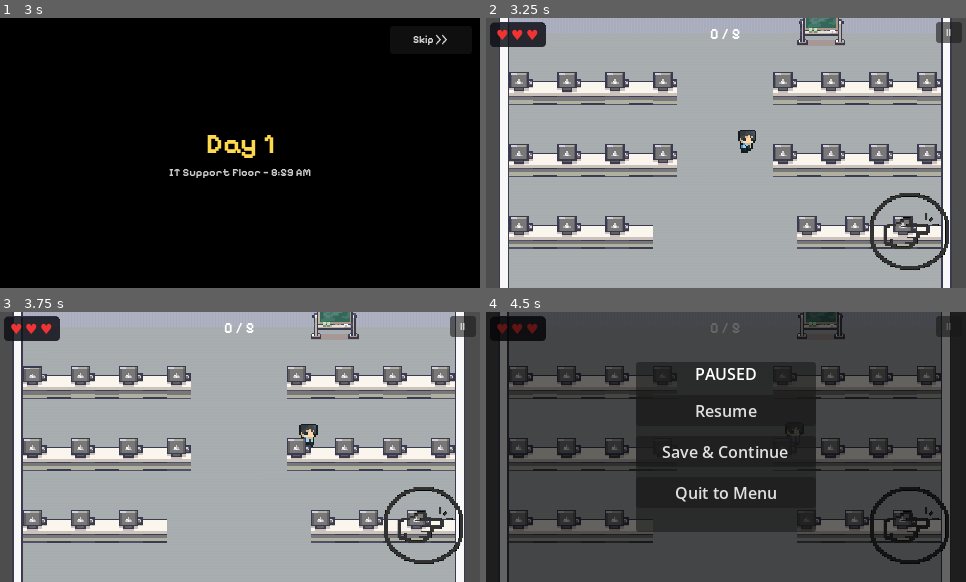
Above: before the commit, frames 1-4 (two rows, left to right).
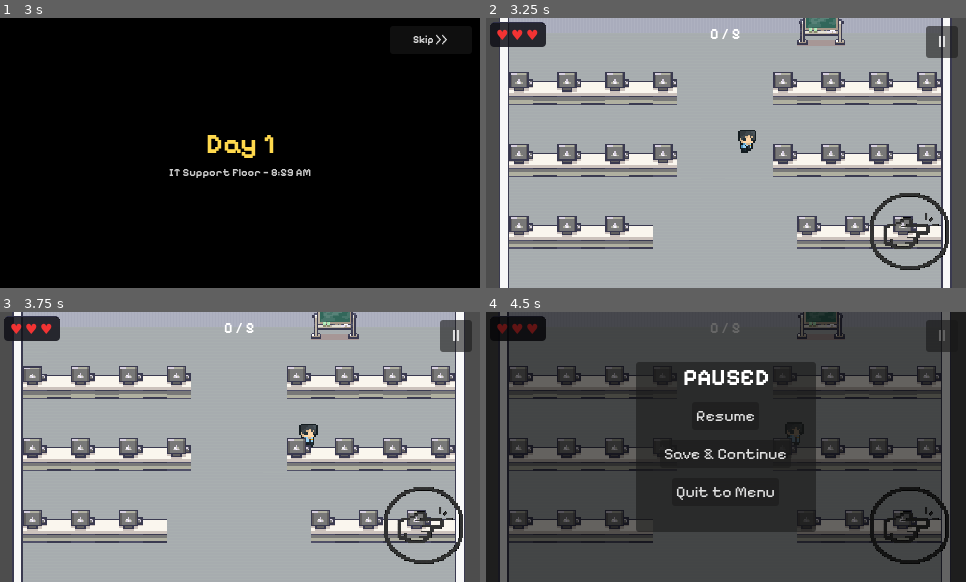
Above: after the commit, the same moments.

Repository: Raikosuu/Full-Tech-Panic_Public
Game: Godot game, scene res://scenes/main_menu.tscn
Same seed, same stepped clock (60 frames per second), same inputs: the game is played once before the commit and once after it.
Inputs (mouse positions are in pixels of both pictures, inside the frame that each line leads up to):
- Up to frame 1 (3 s): click "New Game" at 0.5 s; click "Skip >>" at 1.25 s; click "Skip >>" at 2 s; tap Enter at 2.75 s; move the mouse to (345, 139) at 2.77 s; hold D (move_right) from 2.78 s (still down); hold E (interact) from 2.78 s (still down); click (345, 139) at 2.92 s
- Up to frame 2 (3.25 s): keep holding D (move_right); keep holding E (interact); tap Space at 3.02 s
- Up to frame 3 (3.75 s): release D (move_right) at 3.5 s; release E (interact) at 3.5 s; drag from (144, 460) to (33, 411) at 3.52 s
- Up to frame 4 (4.5 s): click "||" at 4.25 s

Frame 1 is identical in both runs. In frame 2, 0.7% of the frame differs, in the area x 91-100%, y 1-15%; in frame 3, 0.7%; in frame 4, 2.8%, in the area x 36-97%, y 1-71%.

Commit message:
Adjust menu design and fonts

Diff:
--- a/scenes/game_scene.tscn
+++ b/scenes/game_scene.tscn
@@ -2751,13 +2751,13 @@
 anchors_preset = -1
 anchor_left = 1.0
 anchor_right = 1.0
-offset_left = -30.0
-offset_top = 4.0
-offset_right = -4.0
-offset_bottom = 22.0
+offset_left = -40.0
+offset_top = 8.0
+offset_right = -8.0
+offset_bottom = 40.0
 grow_horizontal = 0
 theme_override_fonts/font = ExtResource("11_tcjrq")
-theme_override_font_sizes/font_size = 10
+theme_override_font_sizes/font_size = 16
 text = "||"
 
 [connection signal="pressed" from="HUD/PauseButton" to="." method="_on_pause_button_pressed"]
--- a/scenes/pause_menu.tscn
+++ b/scenes/pause_menu.tscn
@@ -1,6 +1,8 @@
 [gd_scene format=3 uid="uid://wmphjhkjc3ss"]
 
 [ext_resource type="Script" uid="uid://dtt6ti76v5r7r" path="res://scripts/pause_menu.gd" id="1_hdmo1"]
+[ext_resource type="FontFile" uid="uid://castux4fucj02" path="res://assets/fonts/Pixelify_Sans/static/PixelifySans-Bold.ttf" id="2_myx47"]
+[ext_resource type="FontFile" uid="uid://c1dh3d4255a1l" path="res://assets/fonts/Pixelify_Sans/static/PixelifySans-Regular.ttf" id="3_kukqi"]
 
 [node name="PauseMenu" type="CanvasLayer" unique_id=585361207]
 layer = 100
@@ -15,6 +17,7 @@
 color = Color(0, 0, 0, 0.6)
 
 [node name="Panel" type="PanelContainer" parent="." unique_id=2112420354]
+custom_minimum_size = Vector2(180, 170)
 anchors_preset = -1
 anchor_left = 0.5
 anchor_top = 0.5
@@ -33,17 +36,28 @@
 
 [node name="Title" type="Label" parent="Panel/VBox" unique_id=1557847460]
 layout_mode = 2
+theme_override_fonts/font = ExtResource("2_myx47")
+theme_override_font_sizes/font_size = 24
 text = "PAUSED"
 horizontal_alignment = 1
 
 [node name="ResumeButton" type="Button" parent="Panel/VBox" unique_id=257613006]
 layout_mode = 2
+size_flags_horizontal = 4
+size_flags_vertical = 4
+theme_override_fonts/font = ExtResource("3_kukqi")
 text = "Resume"
 
 [node name="SaveButton" type="Button" parent="Panel/VBox" unique_id=2008382508]
 layout_mode = 2
+size_flags_horizontal = 4
+size_flags_vertical = 4
+theme_override_fonts/font = ExtResource("3_kukqi")
 text = "Save & Continue"
 
 [node name="QuitButton" type="Button" parent="Panel/VBox" unique_id=1085105178]
 layout_mode = 2
+size_flags_horizontal = 4
+size_flags_vertical = 4
+theme_override_fonts/font = ExtResource("3_kukqi")
 text = "Quit to Menu"
